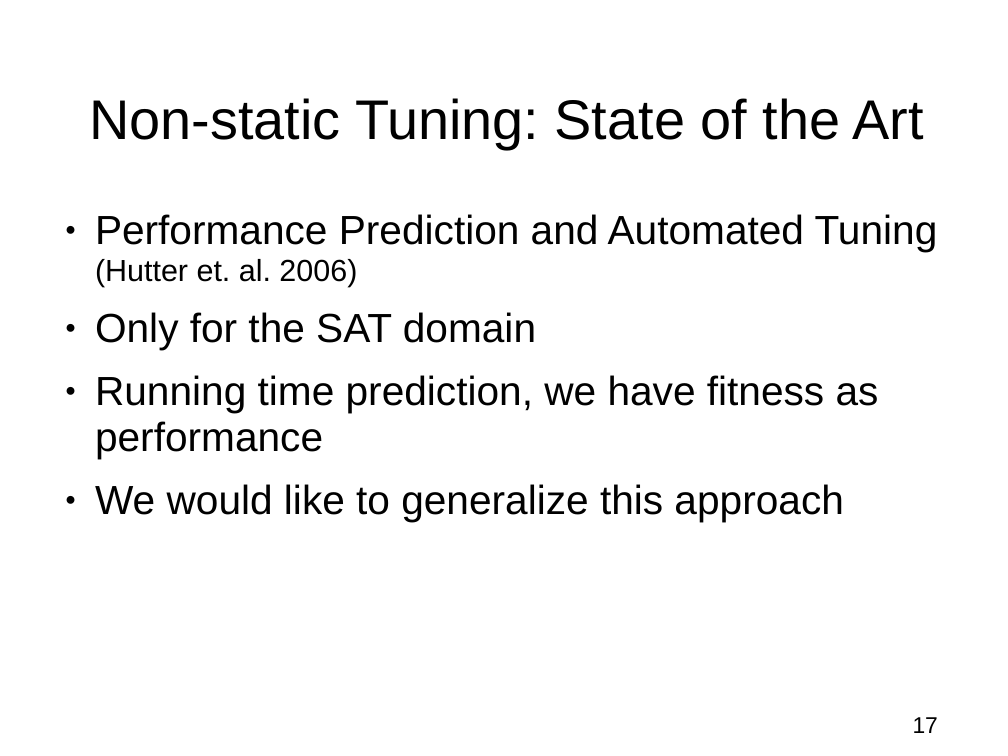
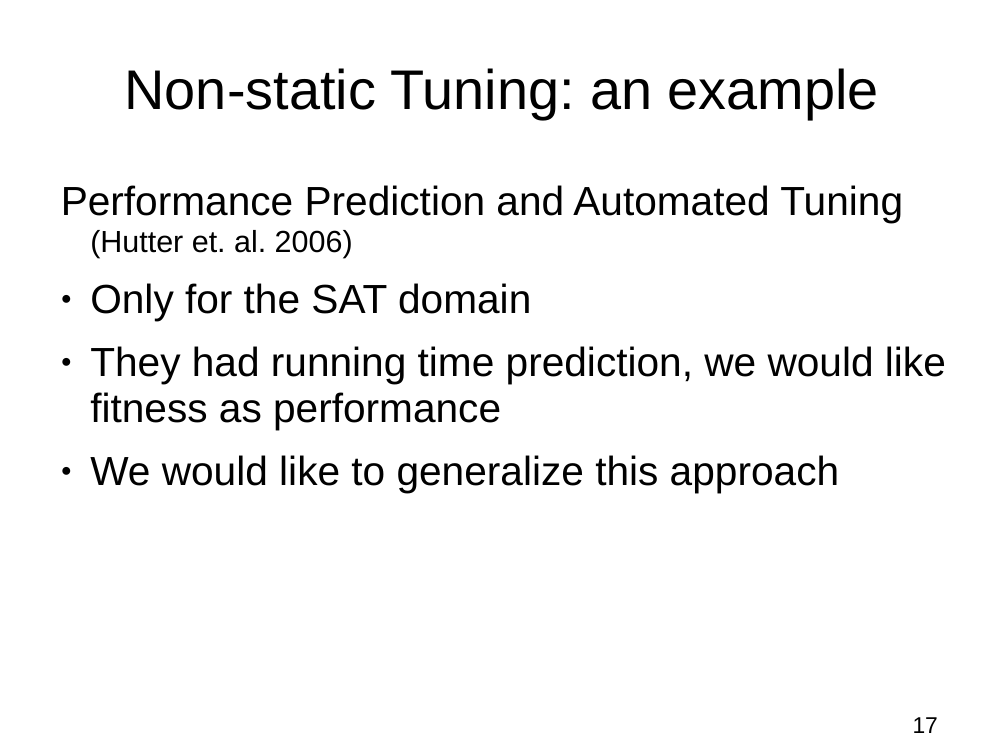
Before and after one commit to nojhan/descarwin, a slide deck: slide 17 of papers/icaps2011/icaps.ppt. Drawn at 1008x756 pixels with LibreOffice and Linux fonts; fonts in the diff are those of the drawing; background and template pictures are left out. Boxes give left, top, right and bottom in pixels: in the first picture for what was removed or moved away, otherwise in the second. Text is boxed around its words. In the diff, an @@ line names an element or a change of style, - is before the commit and + after.

```diff
--- a/papers/icaps2011/icaps.ppt
+++ b/papers/icaps2011/icaps.ppt
@@ title at [125, 68, 879, 119]: text changed @@
-Non-static Tuning: State of the Art
+Non-static Tuning: an example
@@ text "Performance Prediction and Automated Tuning ...": place and size @@
-text "Performance Prediction and Automated Tuning ..." at [95, 214, 938, 522]
+text "Performance Prediction and Automated Tuning ..." at [61, 185, 946, 493]
@@ text at [61, 185, 903, 493]: bullet ● to none; indent changed @@
@@ text at [90, 346, 946, 429]: text changed @@
-● Running time prediction, we have fitness as performance
+● They had running time prediction, we would like fitness as performance
```
Also in this commit, not shown: 24 other slides changed, 4 slides added, 5 slides removed, 2 other files.
